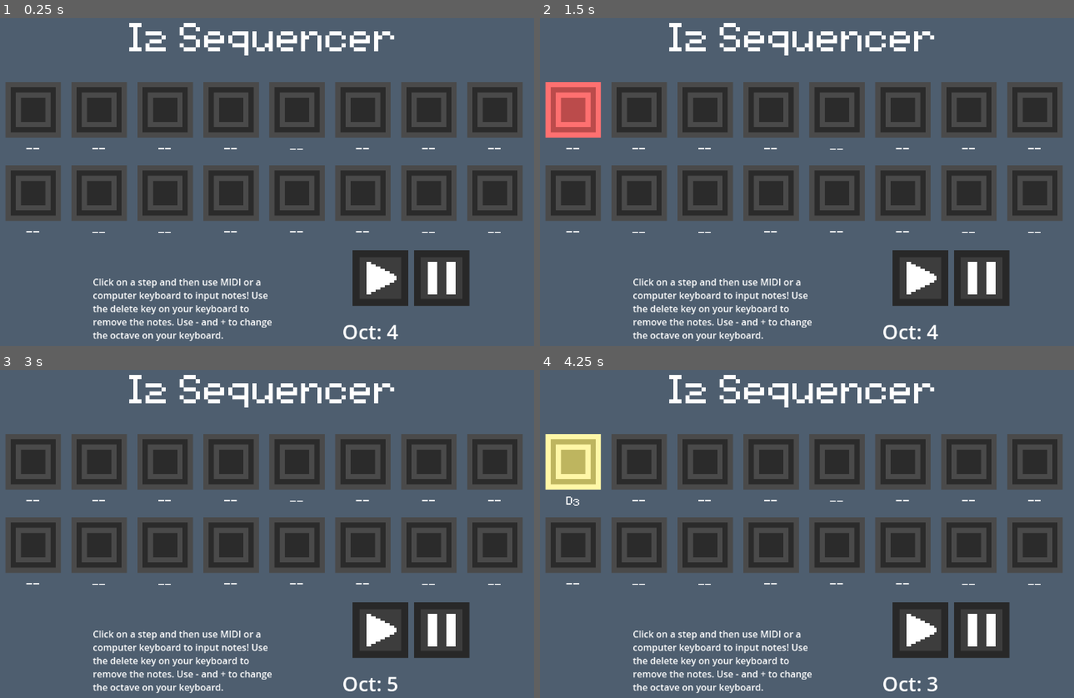
Above: before the commit, frames 1-4 (two rows, left to right).
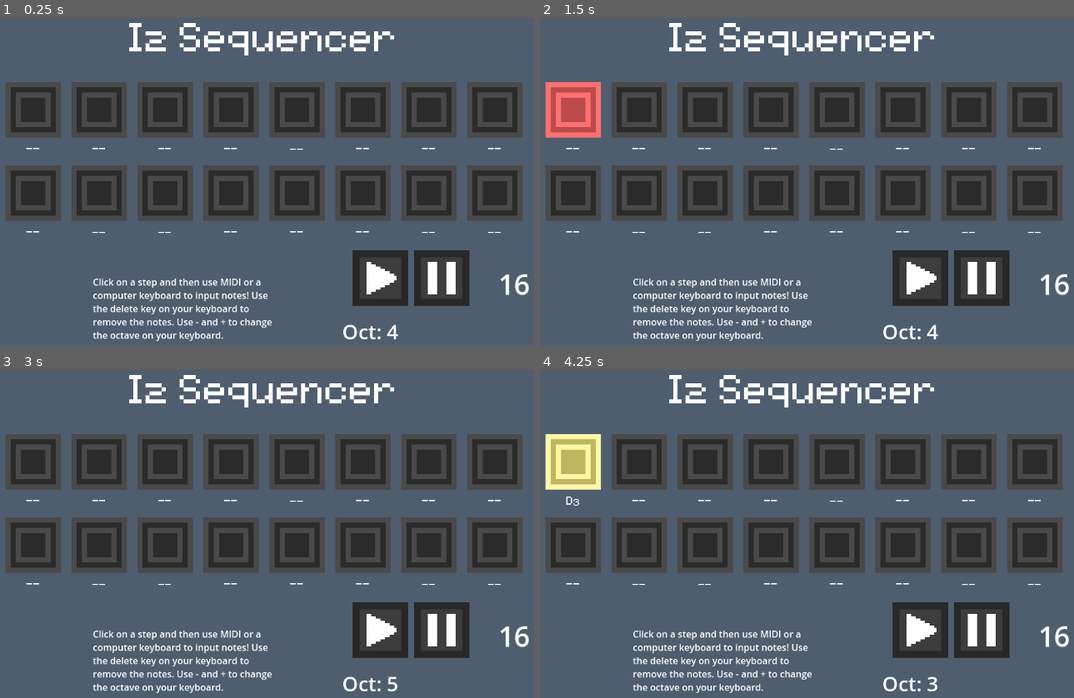
Above: after the commit, the same moments.

Repository: kibbthefox/I2-Sequencer
Game: Godot game, scene res://node_2d.tscn
Two runs of this game, one before a commit and one after it. Both use one fixed random seed, a clock stepped at 60 frames per second and the inputs below.
Inputs (mouse positions are in pixels of both pictures, inside the frame that each line leads up to):
- Up to frame 1 (0.25 s): no input
- Up to frame 2 (1.5 s): click (919, 277) at 0.5 s; click (919, 277) at 1.25 s
- Up to frame 3 (3 s): click (443, 629) at 2 s; tap A at 2.75 s; move the mouse to (437, 691) at 2.77 s; hold Right from 2.78 s (still down); tap = (+) at 2.85 s; click (437, 691) at 2.92 s
- Up to frame 4 (4.25 s): tap - (-) at 3.05, 3.6 s; tap A at 3.5 s; move the mouse to (572, 461) at 3.52 s; release Right at 3.53 s; hold Down from 3.53 s (still down); click (572, 461) at 3.67 s; tap . (.) at 3.8 s

The runs differ from the first frame. In frame 1, 0.1% of the frame differs, in the area x 93-100%, y 77-85%; in frame 2, 0.1%; in frame 3, 0.1%; in frame 4, 0.1%.

Commit message:
2nd beta
Added title
Added note displays
Remade play/stop buttons
Added ability to change the amount of steps.
Updated README heavily

Diff:
--- a/Project/1.gd
+++ b/Project/1.gd
@@ -27,7 +27,9 @@
 		state = "sitting"
 		GlobalVariable.sequence[int(get_parent().name) - 1] = 0
 		GlobalVariable.selected = 0
-	if GlobalVariable.step == int(get_parent().name):
+	if int(get_parent().name) > GlobalVariable.stepamount:
+		$"..".frame = 4
+	elif GlobalVariable.step == int(get_parent().name):
 		$"..".frame = 3
 	elif state == "waiting":
 		$"..".frame = 1
--- a/Project/Interface.gd
+++ b/Project/Interface.gd
@@ -63,7 +63,7 @@
 	if mode == "Normal" and play == true:
 		time += 1
 		if time > 23:
-			if GlobalVariable.step < 16:
+			if GlobalVariable.step < GlobalVariable.stepamount:
 				GlobalVariable.step += 1
 			else:
 				GlobalVariable.step = 1
--- /dev/null
+++ b/Project/Stepammount.gd
@@ -0,0 +1,29 @@
+extends RichTextLabel
+
+var mouseorigin
+var mousepos
+var distancesqr:float
+var clickhelper = 1
+var currentnumb = 16
+
+func _process(_delta: float) -> void:
+	if Input.is_action_just_pressed("leftclick") == true:
+		mouseorigin = get_global_mouse_position()
+	distancesqr = get_global_mouse_position().distance_squared_to($".".global_position)
+	if distancesqr < 4000 * clickhelper and Input.is_action_pressed("leftclick") == true:
+		clicked()
+	if Input.is_action_just_released("leftclick") == true:
+		clickhelper = 1
+		currentnumb = int($".".text)
+		GlobalVariable.stepamount = int($".".text)
+
+func clicked():
+	mousepos = get_global_mouse_position()
+	clickhelper = 100000000
+	if (currentnumb + int((mouseorigin[1] - mousepos[1]) /20)) < 17 and \
+	(currentnumb + int((mouseorigin[1] - mousepos[1]) /20)) > 3:
+		$".".text = str(currentnumb + int((mouseorigin[1] - mousepos[1]) /20))
+	elif (currentnumb + int((mouseorigin[1] - mousepos[1]) /20)) > 10:
+		$".".text = "16"
+	else:
+		$".".text = "4"
--- a/Project/global_variable.gd
+++ b/Project/global_variable.gd
@@ -10,3 +10,4 @@
 var notepressed:bool = false
 var latestnote:int = 0
 var step:int = 0
+var stepamount:int = 16
--- /dev/null
+++ b/Project/knob.gd
@@ -0,0 +1,43 @@
+#extends AnimatedSprite2D
+#
+#var distancesqr:float
+#var mousepos
+#var clickhelper = 1
+#var currentrotate = 0
+#var arotate
+#var helper
+#
+#
+#func _ready():
+	#arotate = -2.1
+	#currentrotate = -2.1
+#
+#func _process(_delta: float) -> void:
+	#helper = int(27 - 27 * arotate / (PI / 2))
+	#frame = helper + 27 * floor(arotate / (PI / 2))
+	#if helper >= 54:
+		#$".".rotation = PI / -2
+	#if helper >= 27 and helper < 54:
+		#$".".rotation = 0
+	#if helper >= 0 and helper < 27:
+		#$".".rotation = PI / 2
+	#if helper >= -27 and helper < 0:
+		#$".".rotation = PI
+	#distancesqr = get_global_mouse_position().distance_squared_to($".".global_position)
+	#if distancesqr < 1600 * clickhelper and Input.is_action_pressed("leftbutton") == true:
+		#clicked()
+	#if Input.is_action_just_released("leftbutton") == true:
+		#currentrotate = arotate
+		#clickhelper = 1
+	#Globaltest.attack = float(int((currentrotate/2.09999990463256 + 1) * 25)) / 10
+	#
+#
+#func clicked():
+		#mousepos = get_global_mouse_position()
+		#clickhelper = 100000000
+		#if arotate <= 2.1 and arotate >= -2.1:
+			#arotate = currentrotate + (Globaltest.mouse_origin[1] - mousepos[1]) /60
+		#if arotate < -2.1:
+			#arotate = -2.1
+		#if arotate > 2.1:
+			#arotate = 2.1
--- a/Project/node_2d.tscn
+++ b/Project/node_2d.tscn
@@ -1,10 +1,11 @@
-[gd_scene load_steps=33 format=3 uid="uid://dcwopsgo0bylm"]
+[gd_scene load_steps=35 format=3 uid="uid://dcwopsgo0bylm"]
 
 [ext_resource type="Texture2D" uid="uid://8n3w8wobra60" path="res://New Piskel-1.png.png" id="1_4d7sh"]
 [ext_resource type="Script" uid="uid://cj4nuq3kiir86" path="res://Interface.gd" id="1_hqns4"]
 [ext_resource type="FontFile" uid="uid://yopnx4emx1ke" path="res://Assets/Font/fs-pixel-sans-unicode-regular.ttf" id="3_ir8iy"]
 [ext_resource type="AudioStream" uid="uid://cqbs1vucod0io" path="res://C5.wav" id="3_x0ka3"]
 [ext_resource type="Script" uid="uid://dreco3m5753s3" path="res://oct_display.gd" id="4_4d7sh"]
+[ext_resource type="Script" uid="uid://csuxnrqglnmef" path="res://Stepammount.gd" id="5_nr8wp"]
 [ext_resource type="Texture2D" uid="uid://cfvxh4emh1nk0" path="res://Assets/playpause/playing.png" id="6_0h7mo"]
 [ext_resource type="Texture2D" uid="uid://c2sledpqh0e7h" path="res://Buttons/button_0.png" id="6_ir8iy"]
 [ext_resource type="Texture2D" uid="uid://sy3dnvvybtlm" path="res://Buttons/button_1.png" id="7_hqns4"]
@@ -13,6 +14,7 @@
 [ext_resource type="Texture2D" uid="uid://b7igagf73l6xs" path="res://Buttons/button_3.png" id="9_0h7mo"]
 [ext_resource type="Script" uid="uid://j31qtwiuce5d" path="res://notedisplays.gd" id="11_hqns4"]
 [ext_resource type="Script" uid="uid://dbl4t8cjpso0d" path="res://1.gd" id="12_x0ka3"]
+[ext_resource type="Texture2D" uid="uid://bgfthod3mrku1" path="res://Buttons/button_4.png" id="13_d2bti"]
 
 [sub_resource type="StyleBoxFlat" id="StyleBoxFlat_0h7mo"]
 
@@ -32,6 +34,9 @@
 }, {
 "duration": 1.0,
 "texture": ExtResource("9_0h7mo")
+}, {
+"duration": 1.0,
+"texture": ExtResource("13_d2bti")
 }],
 "loop": true,
 "name": &"default",
@@ -90,8 +95,8 @@
 script = ExtResource("1_hqns4")
 
 [node name="BG Blue" type="Sprite2D" parent="."]
-position = Vector2(576, 261)
-scale = Vector2(1.78623, 2.11343)
+position = Vector2(577.75, 323.25)
+scale = Vector2(1.42935, 1.60301)
 texture = ExtResource("1_4d7sh")
 
 [node name="Title" type="RichTextLabel" parent="."]
@@ -107,6 +112,23 @@
 stream = ExtResource("3_x0ka3")
 
 [node name="DualAudio" type="AudioStreamPlayer" parent="."]
+
+[node name="RichTextLabel" type="RichTextLabel" parent="."]
+anchors_preset = 8
+anchor_left = 0.5
+anchor_top = 0.5
+anchor_right = 0.5
+anchor_bottom = 0.5
+offset_left = 981.0
+offset_top = 460.0
+offset_right = 1053.0
+offset_bottom = 527.0
+grow_horizontal = 2
+grow_vertical = 2
+pivot_offset = Vector2(30, 30)
+theme_override_font_sizes/normal_font_size = 48
+text = "16"
+script = ExtResource("5_nr8wp")
 
 [node name="Play" type="Button" parent="."]
 offset_left = 729.0
--- a/Project/notedisplays.gd
+++ b/Project/notedisplays.gd
@@ -3,10 +3,10 @@
 var Notes:Array = ["C","C#","D","D#","E","F","F#","G","G#","A","A#","B",]
 
 func _process(_delta: float) -> void:
-	if GlobalVariable.sequence[int(get_parent().name) - 1] <= 0:
+	if GlobalVariable.sequence[int(get_parent().name) - 1] <= 0 or int(get_parent().name) > GlobalVariable.stepamount:
 		$".".text = "--"
 	else:
 		$".".text = (Notes[GlobalVariable.sequence[int(get_parent().name) - 1] - floor(GlobalVariable.sequence[int(get_parent().name) - 1]/12.0) * 12] + str(int(floor(GlobalVariable.sequence[int(get_parent().name) - 1]/12.0))))
 
-func _ready() -> void:
-	print(Notes[GlobalVariable.sequence[int(get_parent().name) - 1] - floor(GlobalVariable.sequence[int(get_parent().name) - 1]/12.0) * 12] + str(int(floor(GlobalVariable.sequence[int(get_parent().name) - 1]/12.0))))
+#func _ready() -> void:
+	#print(Notes[GlobalVariable.sequence[int(get_parent().name) - 1] - floor(GlobalVariable.sequence[int(get_parent().name) - 1]/12.0) * 12] + str(int(floor(GlobalVariable.sequence[int(get_parent().name) - 1]/12.0))))
--- a/Project/project.godot
+++ b/Project/project.godot
@@ -13,7 +13,7 @@
 config/name="Sequencer"
 run/main_scene="uid://dcwopsgo0bylm"
 config/features=PackedStringArray("4.4", "GL Compatibility")
-config/icon="res://icon.svg"
+config/icon="uid://bxhxjbdgyy3ke"
 
 [autoload]
 
@@ -21,10 +21,7 @@
 
 [display]
 
-window/size/viewport_width=2304
-window/size/viewport_height=1296
 window/stretch/mode="viewport"
-window/stretch/scale=2.0
 
 [editor_plugins]
 
@@ -215,6 +212,11 @@
 +={
 "deadzone": 0.2,
 "events": [Object(InputEventKey,"resource_local_to_scene":false,"resource_name":"","device":-1,"window_id":0,"alt_press …(191 unchanged characters)…
+]
+}
+leftclick={
+"deadzone": 0.2,
+"events": [Object(InputEventMouseButton,"resource_local_to_scene":false,"resource_name":"","device":-1,"window_id":0,"alt_pressed":false,"shift_pressed":false,"ctrl_pressed":false,"meta_pressed":false,"button_mask":1,"position":Vector2(825, 28),"global_position":Vector2(844, 124),"factor":1.0,"button_index":1,"canceled":false,"pressed":true,"double_click":false,"script":null)
 ]
 }
 
Binary file added: Project/Assets/Mode/mode0.png
Not shown, added: Project/Assets/Mode/mode0.png.import
Binary file added: Project/Assets/Mode/mode1.png
Not shown, added: Project/Assets/Mode/mode1.png.import
Binary file added: Project/Assets/icon.png
Not shown, added: Project/Assets/icon.png.import
Binary file added: Project/Buttons/button_4.png
Not shown, added: Project/Buttons/button_4.png.import
Not shown, added: Project/Stepammount.gd.uid
Not shown, changed: Project/export_presets.cfg
Not shown, added: Project/knob.gd.uid
